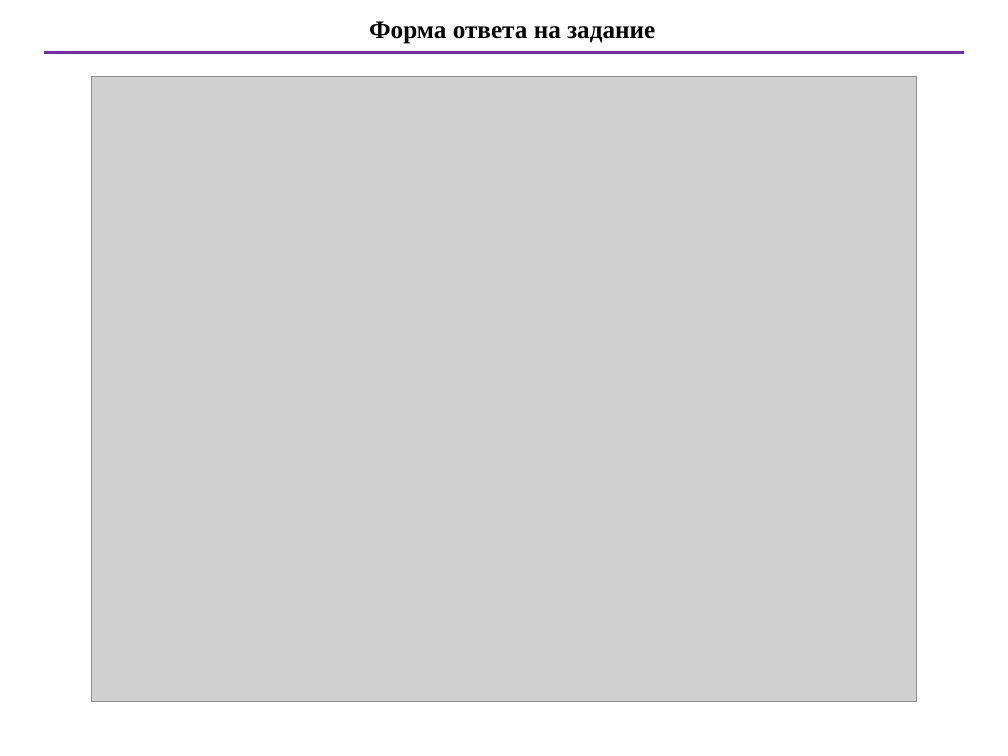
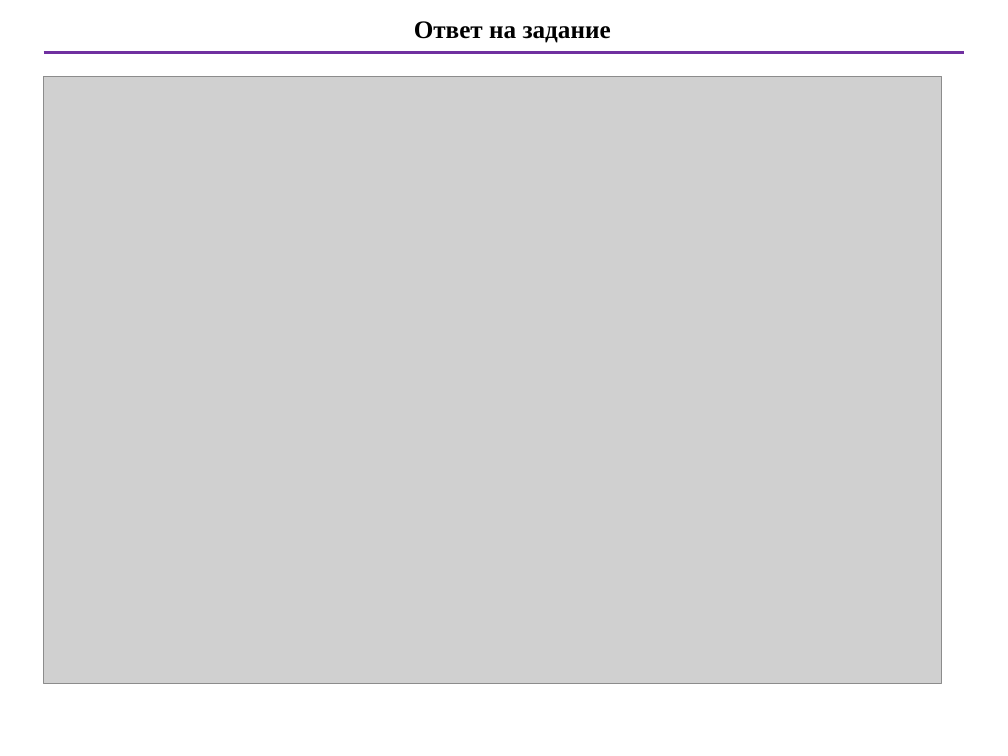
Before and after one commit to RuslanRinatovich/DiscretAppFinal, a slide deck: slide 11 of Презентация и речь/Презентация 2.1.pptx. Drawn at 1008x756 pixels with LibreOffice and Linux fonts; fonts in the diff are those of the drawing; grey boxes stand for pictures. Boxes give left, top, right and bottom in pixels: in the first picture for what was removed or moved away, otherwise in the second. Text is boxed around its words. In the diff, an @@ line names an element or a change of style, - is before the commit and + after.

```diff
--- a/Презентация и речь/Презентация 2.1.pptx
+++ b/Презентация и речь/Презентация 2.1.pptx
@@ text at box(414, 21, 611, 43): text changed @@
-Форма ответа на задание
+Ответ на задание
@@ picture: place and size @@
-picture at box(92, 77, 917, 702)
+picture at box(43, 77, 941, 683)
```
Also in this commit, not shown: 13 other slides changed, 1 slide added, 1 slide removed, 2 other files.
